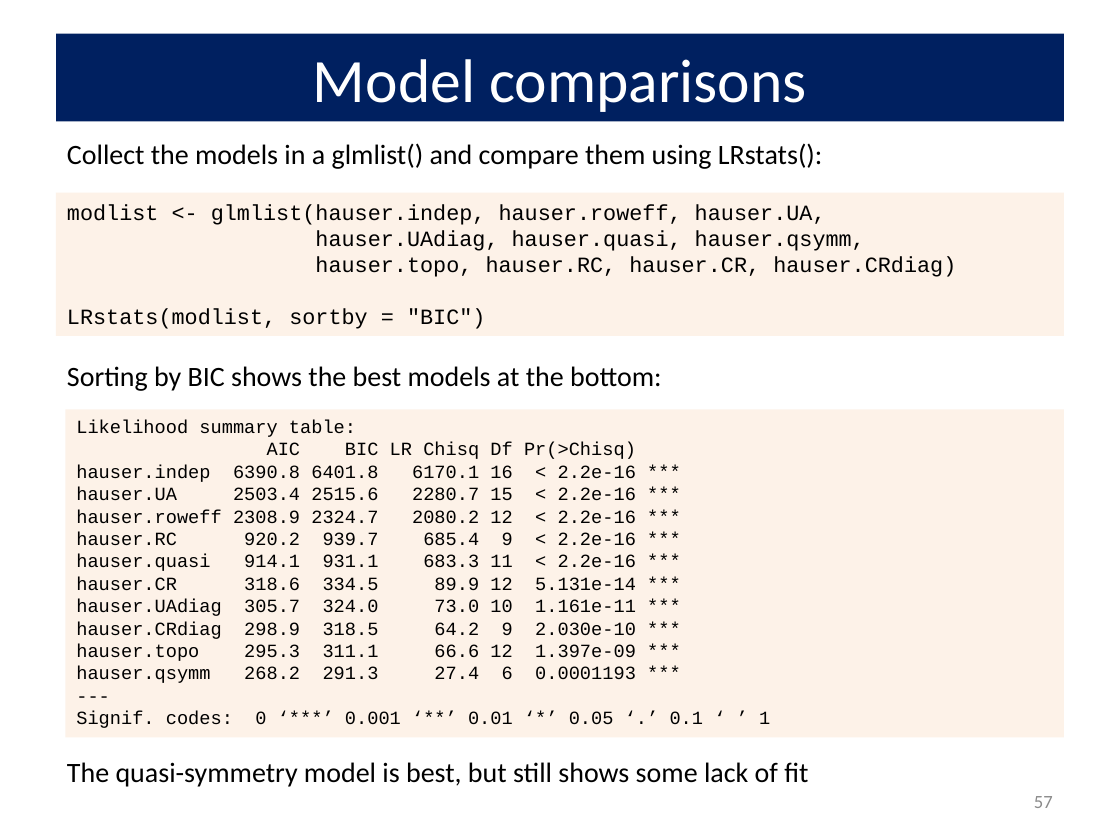
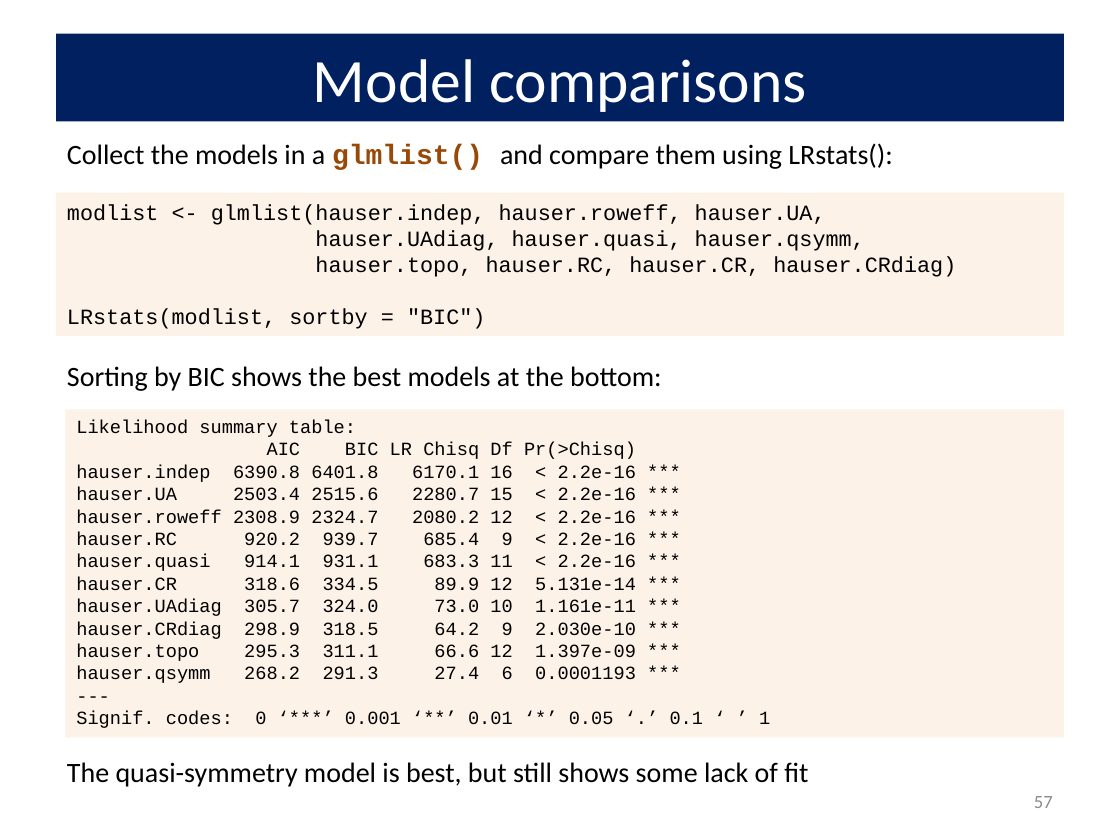
Before and after one commit to friendly/psy6136, a slide deck: slide 57 of lectures/08-Loglin2.pptx. Drawn at 1120x840 pixels with LibreOffice and Linux fonts; fonts in the diff are those of the drawing. Boxes give left, top, right and bottom in pixels: in the first picture for what was removed or moved away, otherwise in the second. Text is boxed around its words. In the diff, an @@ line names an element or a change of style, - is before the commit and + after.

```diff
--- a/lectures/08-Loglin2.pptx
+++ b/lectures/08-Loglin2.pptx
@@ text "Collect the models in a ..." at (67, 143, 892, 170): font Calibri to Courier New, text colour #000000 to #984807, bold on in "glmlist()" @@
```
Also in this commit, not shown: 6 other slides changed, 4 other files.
